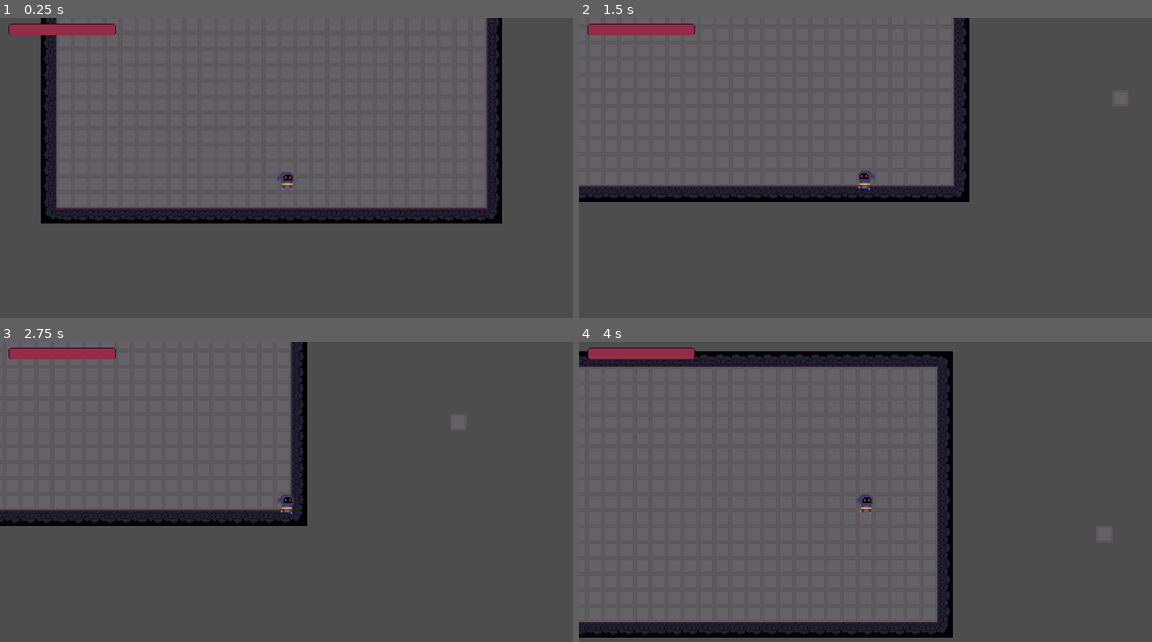
Above: before the commit, frames 1-4 (two rows, left to right).
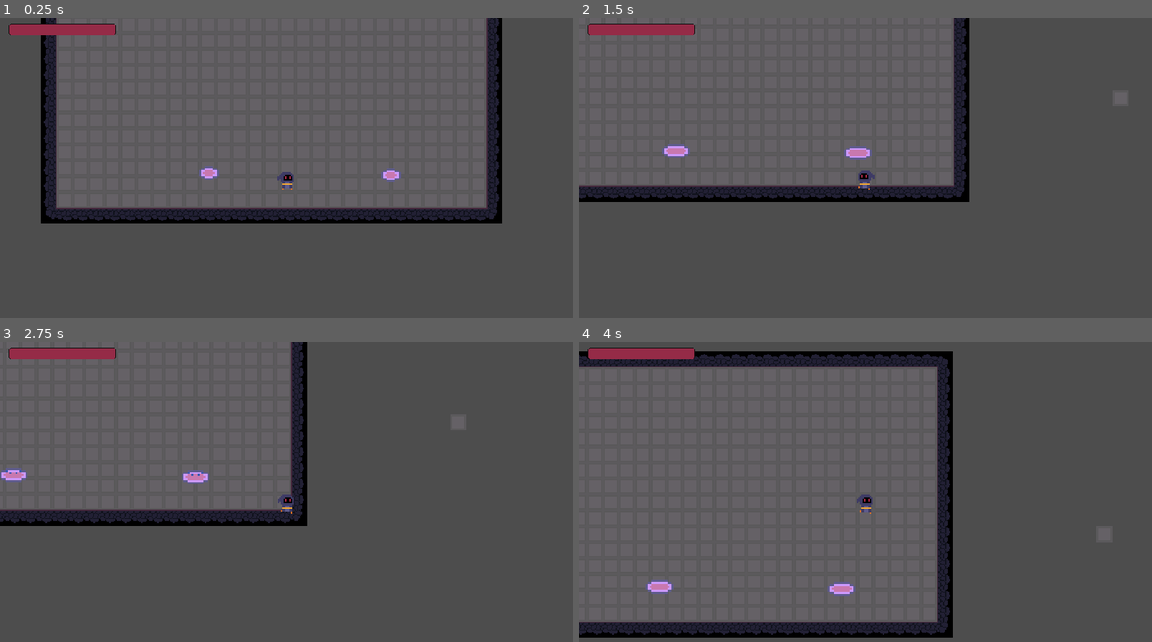
Above: after the commit, the same moments.

Repository: Arssin/Bullet_Hell_Jam
Game: Godot game, scene res://scenes/Level2.tscn
The game is run twice, just before and just after one commit, with the same random seed, the same clock (stepped at 60 frames per second) and the same inputs. This scene is started directly instead of the project's main scene.
Inputs (mouse positions are in pixels of both pictures, inside the frame that each line leads up to):
- Up to frame 1 (0.25 s): no input
- Up to frame 2 (1.5 s): tap Enter at 0.5 s; move the mouse to (991, 162) at 0.52 s; hold D (move_right) 0.53-1.28 s; click (991, 162) at 0.6 s; move the mouse to (750, 195) at 1.27 s; hold S (move_down) from 1.28 s (still down); tap E (player_action) at 1.35 s
- Up to frame 3 (2.75 s): tap Space at 2 s; move the mouse to (343, 432) at 2.02 s; release S (move_down) at 2.03 s; hold D (move_right) from 2.03 s (still down); click (343, 432) at 2.1 s
- Up to frame 4 (4 s): move the mouse to (836, 567) at 2.77 s; release D (move_right) at 2.78 s; hold W (move_up) 2.78-3.53 s; tap E (player_action) at 2.85 s; move the mouse to (1037, 552) at 3.52 s; hold Left (move_left) from 3.53 s (still down); click (1037, 552) at 3.6 s

The runs differ from the first frame. In frame 1, 0.2% of the frame differs, in the area x 34-70%, y 49-55%; in frame 2, 0.4%; in frame 3, 0.4%; in frame 4, 0.4%, in the area x 11-49%, y 79-85%.

Commit message:
reset bullets add portals

Diff:
--- a/scenes/Level2.tscn
+++ b/scenes/Level2.tscn
@@ -1,7 +1,8 @@
-[gd_scene load_steps=3 format=3 uid="uid://c2x7qjaocgn2j"]
+[gd_scene load_steps=4 format=3 uid="uid://c2x7qjaocgn2j"]
 
 [ext_resource type="PackedScene" uid="uid://bwofc6vedhbhe" path="res://scenes/player.tscn" id="1_2pb26"]
 [ext_resource type="PackedScene" uid="uid://df3rvcxvib2rc" path="res://scenes/map_creator.tscn" id="2_1x4ms"]
+[ext_resource type="PackedScene" uid="uid://c6vsa8wpcnnc4" path="res://scenes/portal.tscn" id="3_8shao"]
 
 [node name="Level2" type="Node2D"]
 
@@ -10,3 +11,9 @@
 
 [node name="Player" parent="." instance=ExtResource("1_2pb26")]
 position = Vector2(583, 387)
+
+[node name="Portal" parent="." instance=ExtResource("3_8shao")]
+position = Vector2(505, 374)
+
+[node name="Portal2" parent="." instance=ExtResource("3_8shao")]
+position = Vector2(688, 376)
--- /dev/null
+++ b/scenes/portal.tscn
@@ -0,0 +1,85 @@
+[gd_scene load_steps=12 format=3 uid="uid://c6vsa8wpcnnc4"]
+
+[ext_resource type="Texture2D" uid="uid://dnnum1tm0rnms" path="res://assets/portal_mobs.png" id="1_2k5cx"]
+[ext_resource type="Script" path="res://scripts/portal.gd" id="1_8puqp"]
+
+[sub_resource type="AtlasTexture" id="AtlasTexture_ym51g"]
+atlas = ExtResource("1_2k5cx")
+region = Rect2(0, 0, 16, 16)
+
+[sub_resource type="AtlasTexture" id="AtlasTexture_6a4n4"]
+atlas = ExtResource("1_2k5cx")
+region = Rect2(16, 0, 16, 16)
+
+[sub_resource type="AtlasTexture" id="AtlasTexture_53ube"]
+atlas = ExtResource("1_2k5cx")
+region = Rect2(32, 0, 16, 16)
+
+[sub_resource type="AtlasTexture" id="AtlasTexture_nr0ja"]
+atlas = ExtResource("1_2k5cx")
+region = Rect2(0, 16, 16, 16)
+
+[sub_resource type="AtlasTexture" id="AtlasTexture_umlkt"]
+atlas = ExtResource("1_2k5cx")
+region = Rect2(16, 16, 16, 16)
+
+[sub_resource type="AtlasTexture" id="AtlasTexture_2t7fp"]
+atlas = ExtResource("1_2k5cx")
+region = Rect2(32, 16, 16, 16)
+
+[sub_resource type="AtlasTexture" id="AtlasTexture_6r3fu"]
+atlas = ExtResource("1_2k5cx")
+region = Rect2(48, 16, 16, 16)
+
+[sub_resource type="SpriteFrames" id="SpriteFrames_g4u07"]
+animations = [{
+"frames": [{
+"duration": 1.0,
+"texture": SubResource("AtlasTexture_ym51g")
+}, {
+"duration": 1.0,
+"texture": SubResource("AtlasTexture_6a4n4")
+}, {
+"duration": 1.0,
+"texture": SubResource("AtlasTexture_53ube")
+}],
+"loop": false,
+"name": &"portal_resp",
+"speed": 5.0
+}, {
+"frames": [{
+"duration": 1.0,
+"texture": SubResource("AtlasTexture_nr0ja")
+}, {
+"duration": 1.0,
+"texture": SubResource("AtlasTexture_umlkt")
+}, {
+"duration": 1.0,
+"texture": SubResource("AtlasTexture_2t7fp")
+}, {
+"duration": 1.0,
+"texture": SubResource("AtlasTexture_6r3fu")
+}],
+"loop": true,
+"name": &"portal_standing",
+"speed": 5.0
+}]
+
+[sub_resource type="CircleShape2D" id="CircleShape2D_id5dp"]
+radius = 5.09902
+
+[node name="Portal" type="Node2D"]
+scale = Vector2(2, 2)
+script = ExtResource("1_8puqp")
+
+[node name="AnimatedSprite2D" type="AnimatedSprite2D" parent="."]
+sprite_frames = SubResource("SpriteFrames_g4u07")
+animation = &"portal_resp"
+
+[node name="Area2D" type="Area2D" parent="."]
+
+[node name="CollisionShape2D" type="CollisionShape2D" parent="Area2D"]
+position = Vector2(0, 3)
+shape = SubResource("CircleShape2D_id5dp")
+
+[connection signal="animation_finished" from="AnimatedSprite2D" to="." method="_on_animated_sprite_2d_animation_finished"]
--- a/scripts/Level1.gd
+++ b/scripts/Level1.gd
@@ -7,6 +7,7 @@
 
 func _on_totem_boss_died() -> void:
 	$SpawnPoint.queue_free()
+	Spawning.reset()
 	label_test.show()
 	show_doors()
 
--- /dev/null
+++ b/scripts/portal.gd
@@ -0,0 +1,14 @@
+extends Node2D
+
+@onready var animated_sprite_2d: AnimatedSprite2D = $AnimatedSprite2D
+
+func _ready() -> void:
+	animated_sprite_2d.play("portal_resp")
+
+
+
+func _on_animated_sprite_2d_animation_finished() -> void:
+	animated_sprite_2d.play("portal_standing")
+
+func _respawn_mob():
+	pass
Binary file added: assets/portal_mobs.png
Not shown, added: assets/portal_mobs.png.import
Binary file added: assets/small_mob_1.png
Not shown, added: assets/small_mob_1.png.import
